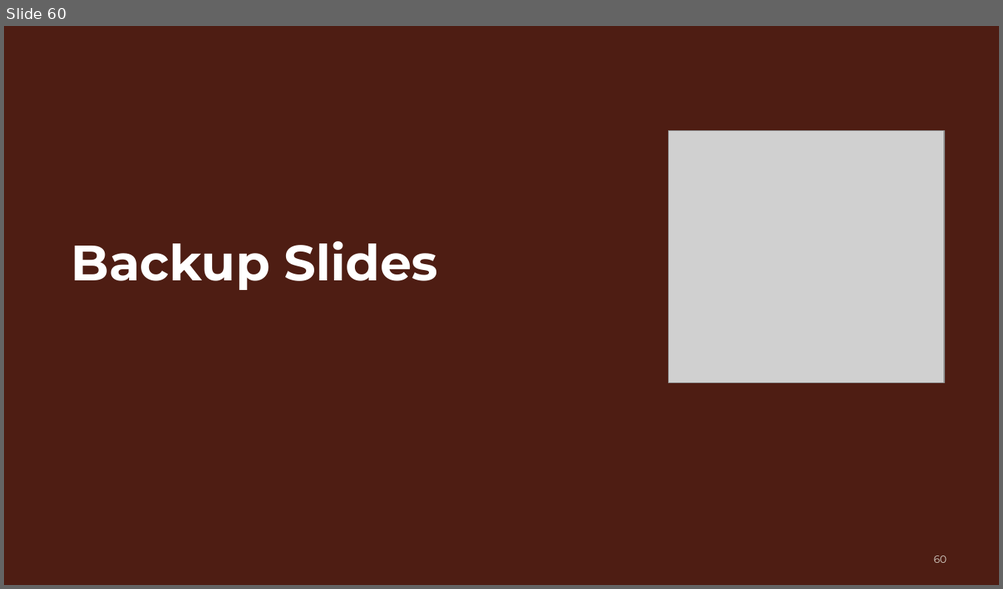
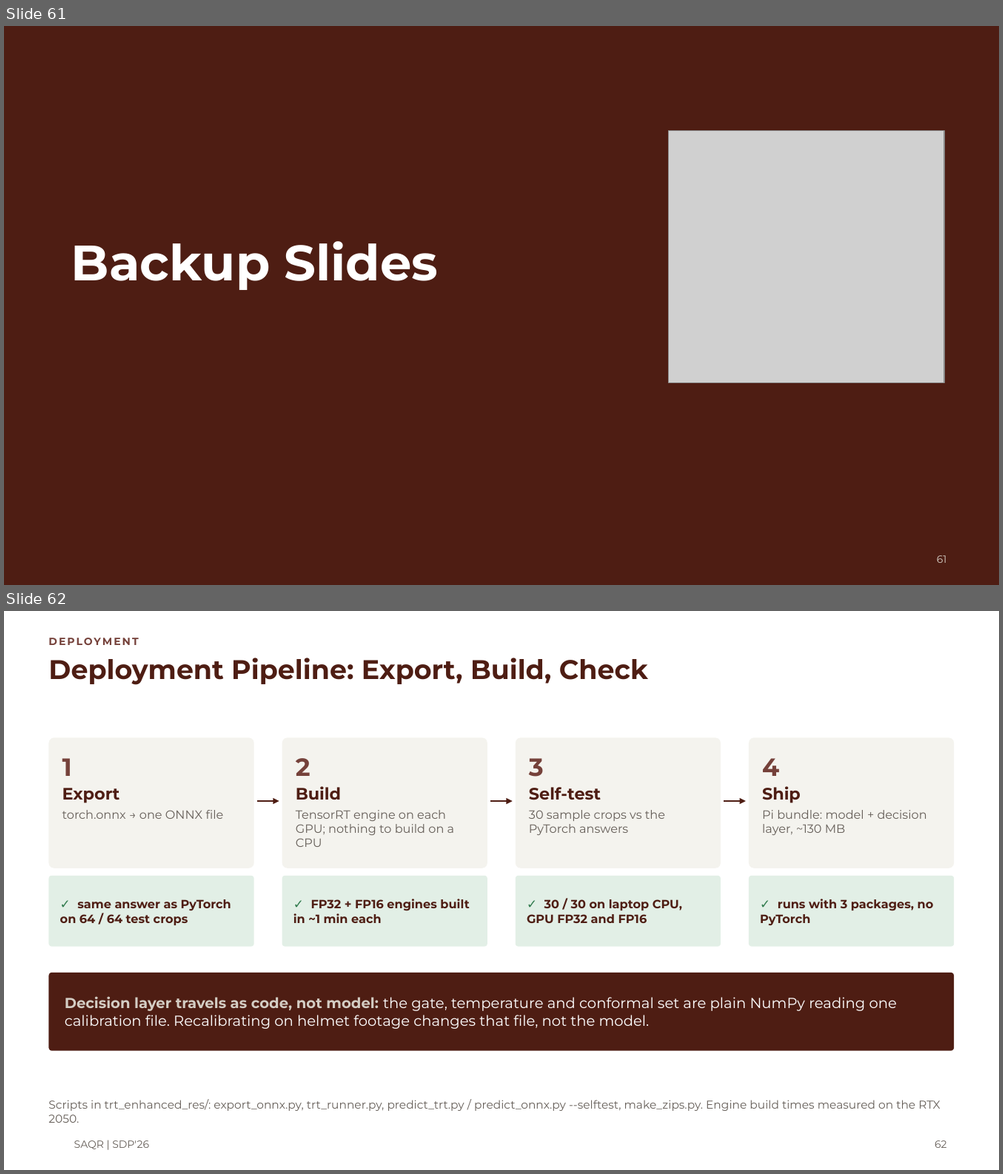
Before and after one commit to MASAR-AUS/SAQR, a slide deck: SAQR CMP490 Presentation.pptx. Shown one above the other, each under a label of ours: slide 60 before the commit, slides 61 and 62 after it. The pictures are 1003x589 and 1003x1174 pixels, drawn with LibreOffice and Linux fonts; fonts in the diff are those of the drawing; grey boxes stand for pictures; background and template pictures are left out. Boxes give left, top, right and bottom in pixels: in the first picture for what was removed or moved away, otherwise in the second. Text is boxed around its words. In the diff, an @@ line names an element or a change of style, - is before the commit and + after.

Commit message:
new onnx slides

```diff
--- a/SAQR CMP490 Presentation.pptx
+++ b/SAQR CMP490 Presentation.pptx
@@ slide 62 added at bbox=[4, 611, 999, 1170], background #FFFFFF @@
@@ text added at bbox=[48, 638, 138, 645], 10 pt, text #75413A, bold @@
+DEPLOYMENT
@@ title added at bbox=[48, 658, 648, 685], 26 pt, text #4E1D13, bold @@
+Deployment Pipeline: Export, Build, Check
@@ rounded rectangle added at bbox=[48, 738, 254, 869], fill #F4F3EE, 11.5 pt, text #665F59 @@
+1
+Export
+torch.onnx → one ONNX file
@@ rounded rectangle added at bbox=[282, 738, 487, 869], fill #F4F3EE, 11.5 pt, text #665F59 @@
+2
+Build
+TensorRT engine on each GPU; nothing to build on a CPU
@@ rounded rectangle added at bbox=[515, 738, 720, 869], fill #F4F3EE, 11.5 pt, text #665F59 @@
+3
+Self-test
+30 sample crops vs the PyTorch answers
@@ rounded rectangle added at bbox=[748, 738, 954, 869], fill #F4F3EE, 11.5 pt, text #665F59 @@
+4
+Ship
+Pi bundle: model + decision layer, ~130 MB
@@ arrow added from (257, 801) to (279, 801), #4E1D13 1.5 pt @@
@@ arrow added from (490, 801) to (512, 801), #4E1D13 1.5 pt @@
@@ arrow added from (723, 801) to (745, 801), #4E1D13 1.5 pt @@
@@ rounded rectangle added at bbox=[48, 876, 254, 947], fill #E2EFE6, 11.5 pt, text #4E1D13, bold @@
+✓ same answer as PyTorch on 64 / 64 test crops
@@ rounded rectangle added at bbox=[282, 876, 487, 947], fill #E2EFE6, 11.5 pt, text #4E1D13, bold @@
+✓ FP32 + FP16 engines built in ~1 min each
@@ rounded rectangle added at bbox=[515, 876, 720, 947], fill #E2EFE6, 11.5 pt, text #4E1D13, bold @@
+✓ 30 / 30 on laptop CPU, GPU FP32 and FP16
@@ rounded rectangle added at bbox=[748, 876, 954, 947], fill #E2EFE6, 11.5 pt, text #4E1D13, bold @@
+✓ runs with 3 packages, no PyTorch
@@ rounded rectangle added at bbox=[48, 973, 954, 1051], fill #4E1D13, 14 pt, text #FFFFFF @@
+Decision layer travels as code, not model: the gate, temperature and conformal set are plain NumPy reading one calibration file. Recalibrating on helmet footage changes that file, not the model.
@@ text added at bbox=[48, 1099, 940, 1123], 11 pt, text #665F59 @@
+Scripts in trt_enhanced_res/: export_onnx.py, trt_runner.py, predict_trt.py / predict_onnx.py --selftest, make_zips.py. Engine build times measured on the RTX 2050.
@@ text added at bbox=[74, 1141, 149, 1150], 10 pt, text #665F59 @@
+SAQR | SDP'26
@@ page number added at bbox=[934, 1141, 946, 1148], 10 pt, text #665F59 @@
+62
@@ what was slide 60 is now slide 61 @@
@@ page number at bbox=[936, 556, 947, 563]: text changed @@
-60
+61
```
Also in this commit, not shown: 1 slide changed, 2 other slides added, 1 slide removed.
